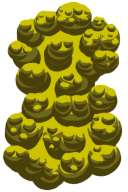
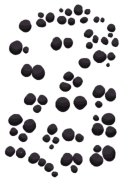
Layered file, before and after one edit (128x192). Changes by layer:
added group "burned" with 4 layers above "player 1" over (x1=2, y1=1, x2=123, y2=191)
added layer "3 #4" in group "burned" over (x1=4, y1=4, x2=120, y2=178)
hid group "player 4" (4 layers) over (x1=2, y1=1, x2=123, y2=191)
